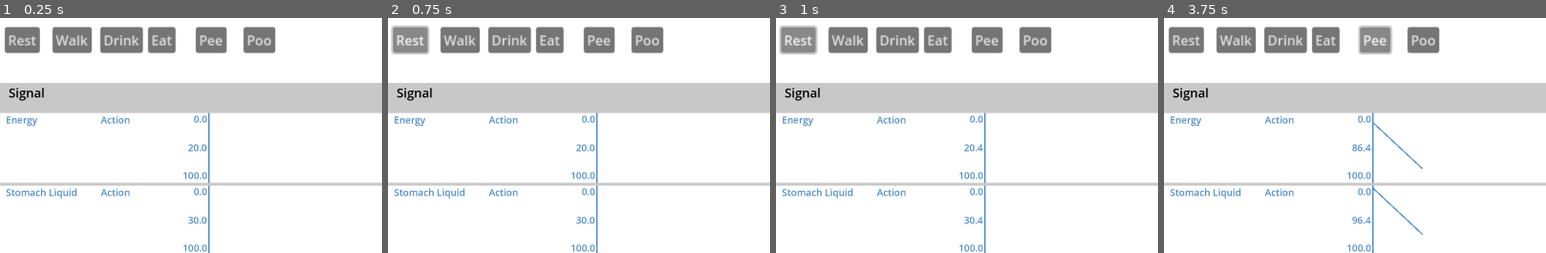
Above: before the commit, frames 1-4 (left to right).
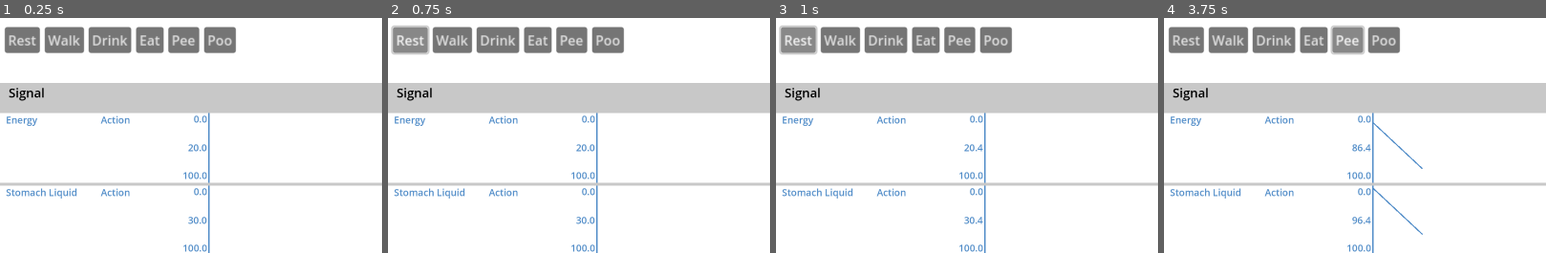
Above: after the commit, the same moments.

Repository: steampunkmind/mitw-action-influence-bench
Game: Godot game, scene res://bench.tscn
The game is run twice, just before and just after one commit, with the same random seed, the same clock (stepped at 60 frames per second) and the same inputs.
Inputs:
- Up to frame 1 (0.25 s): no input
- Up to frame 2 (0.75 s): click "Rest" at 0.5 s
- Up to frame 3 (1 s): no input
- Up to frame 4 (3.75 s): click "Walk" at 1.25 s; click "Drink" at 2 s; click "Eat" at 2.75 s; click "Pee" at 3.5 s
The pictures show only the part of the screen within x 0-50%, y 9-59%; the shares and areas given below are measured in that part.

The runs differ from the first frame. In frame 1, 3.9% of the frame differs, in the area x 11-73%, y 3-16%; in frame 2, 3.9%; in frame 3, 3.9%; in frame 4, 4.0%.

Commit message:
When action button is selected, action dictionary is delivered to bench.

Diff:
--- a/action_buttons.gd
+++ b/action_buttons.gd
@@ -1,22 +1,31 @@
 extends ColorRect
 
+signal action_button_pressed
+
 @export var action_array: Array[Dictionary]
-
+@export var action_button_template: Button
 
 # Called when the node enters the scene tree for the first time.
 func _ready() -> void:
-	var button_location = 16
-	var button_scale = Vector2(2.8, 2.8)
+	var button = $ActionButtonTemplate
+	var button_margin = button.position.x
+	var button_location = button.position.x
+	var button_scale = button.get_scale()
 	for action_dict: Dictionary in action_array:
-		var button = Button.new()
+		button = $ActionButtonTemplate.duplicate(1)
 		button.text = action_dict.name
-		button.set_scale(button_scale)
-		button.offset_top = 16
 		button.offset_left = button_location
+		button.pressed.connect(_action_button_pressed.bind(action_dict))
 		add_child(button)
-		button_location = button_location + 160
+		button_location = button.position.x + (button.size.x * button_scale.x) + button_margin
+
+	$ActionButtonTemplate.visible = false
 
 
 # Called every frame. 'delta' is the elapsed time since the previous frame.
 func _process(delta: float) -> void:
 	pass
+
+
+func _action_button_pressed(dict: Dictionary) -> void:
+	action_button_pressed.emit(dict)
--- a/bench.gd
+++ b/bench.gd
@@ -28,3 +28,7 @@
 
 func _on_timer_timeout() -> void:
 	$SignalGraph.add_frame()
+
+
+func _on_action_button_pressed(dict: Dictionary) -> void:
+	print("Bench._on_action_button_pressed " + dict.name + " " + str(dict.get("Energy", 0)))
--- a/bench.tscn
+++ b/bench.tscn
@@ -70,13 +70,14 @@
 text = "0"
 label_settings = SubResource("LabelSettings_a5qnj")
 
-[node name="ActionButtons" type="ColorRect" parent="."]
+[node name="ActionButtons" type="ColorRect" parent="." node_paths=PackedStringArray("action_button_template")]
 layout_mode = 0
 offset_top = 184.0
 offset_right = 3300.0
 offset_bottom = 384.0
 script = ExtResource("2_a5qnj")
 action_array = Array[Dictionary]([{
+"Energy": 1.0,
 "name": "Rest"
 }, {
 "name": "Walk"
@@ -89,6 +90,16 @@
 }, {
 "name": "Poo"
 }])
+action_button_template = NodePath("ActionButtonTemplate")
+
+[node name="ActionButtonTemplate" type="Button" parent="ActionButtons"]
+layout_mode = 0
+offset_left = 16.0
+offset_top = 16.0
+offset_right = 35.0
+offset_bottom = 47.0
+scale = Vector2(2.8, 2.8)
+text = "Action"
 
 [node name="SignalGraph" parent="." instance=ExtResource("2_yj3it")]
 layout_mode = 0
@@ -104,4 +115,5 @@
 autostart = true
 
 [connection signal="value_changed" from="FrameRateSlider" to="." method="_on_frame_rate_slider_value_changed"]
+[connection signal="action_button_pressed" from="ActionButtons" to="." method="_on_action_button_pressed"]
 [connection signal="timeout" from="Timer" to="." method="_on_timer_timeout"]
--- a/signal_graph.gd
+++ b/signal_graph.gd
@@ -30,7 +30,6 @@
 
 
 func add_frame() -> void:
-	frame_count = frame_count + 1
 	for child in get_children():
 		if (is_instance_of(child, SignalGraphRow)):
 			child.add_frame_to_graph()
